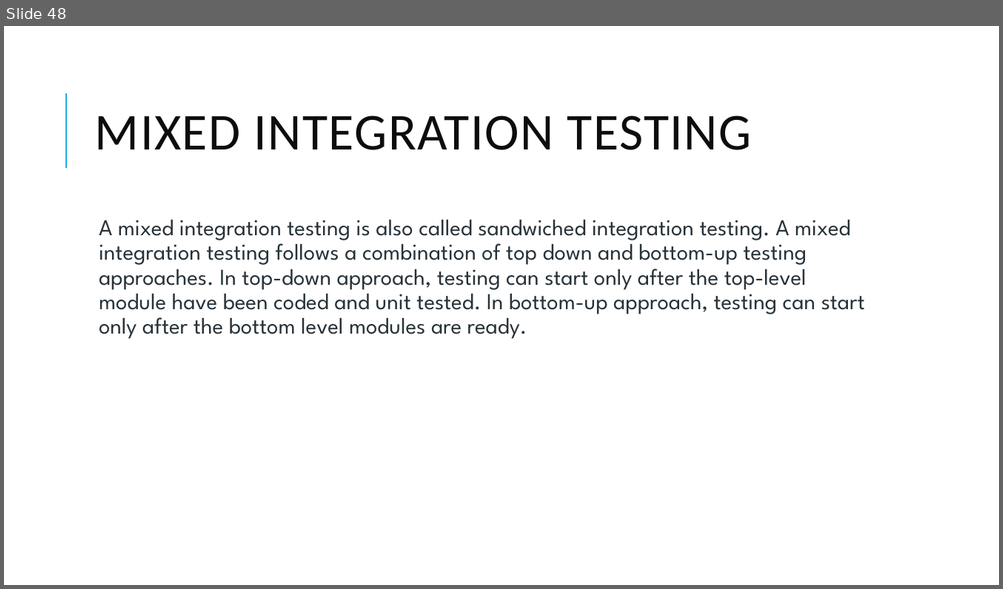
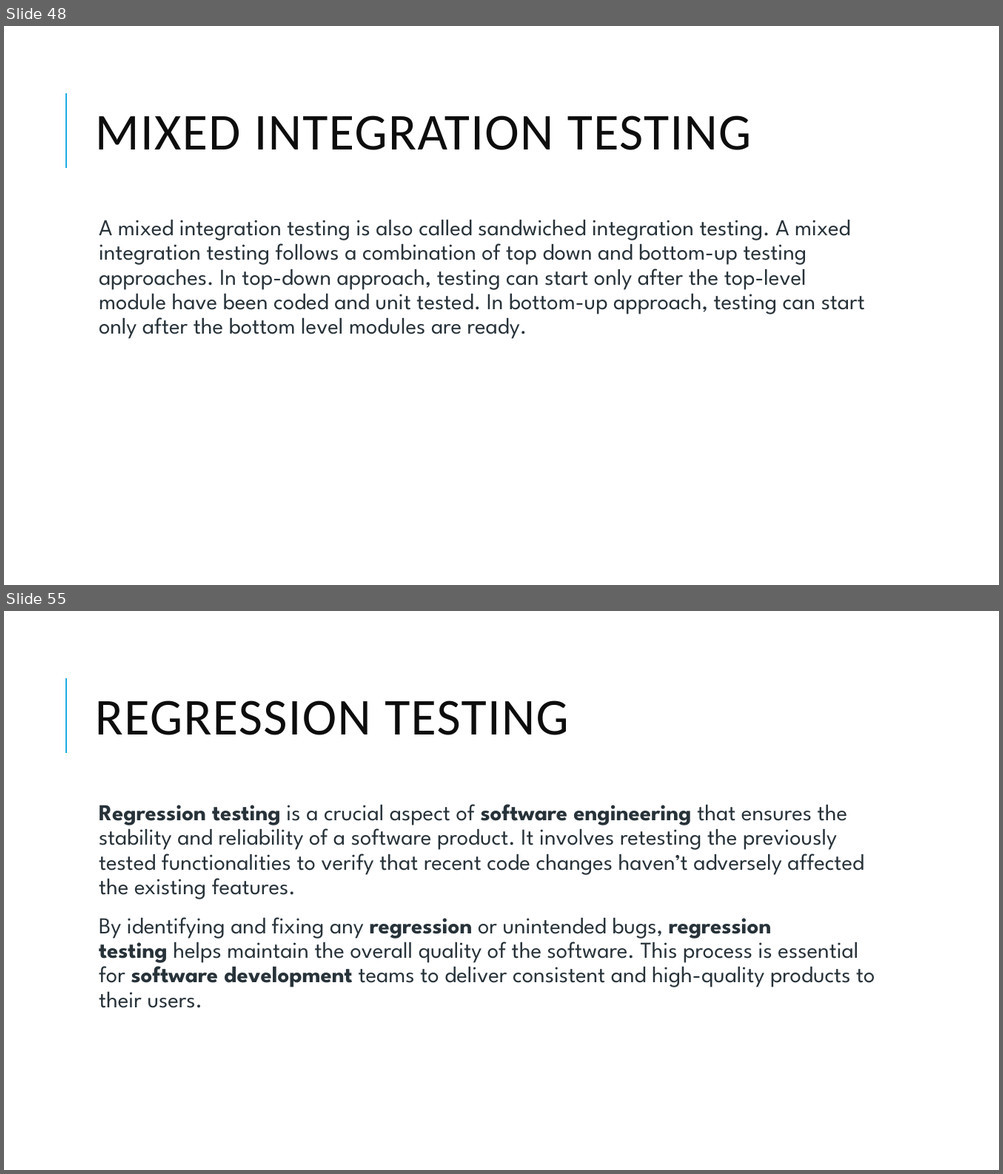
Before and after one commit to skandhwa/GroSkillIT-Batch1, a slide deck: class2.pptx. Shown one above the other, each under a label of ours: slide 48 before the commit, slides 48 and 55 after it; the slides between them are not shown. The pictures are 1003x589 and 1003x1174 pixels, drawn with LibreOffice and Linux fonts; fonts in the diff are those of the drawing. Boxes give left, top, right and bottom in pixels: in the first picture for what was removed or moved away, otherwise in the second. Text is boxed around its words. In the diff, an @@ line names an element or a change of style, - is before the commit and + after.

```diff
--- a/class2.pptx
+++ b/class2.pptx
@@ slide 55 added at (4,611,999,1170), background #FFFFFF; not listed: 1 template element that a slide beside it also shows @@
@@ title added at (95,701,568,735), 50 pt, text #0D0D0D @@
+REGRESSION TESTING
@@ text added at (99,804,874,1008), 22 pt, text #273239 @@
+  Regression testing is a crucial aspect of software engineering that ensures the stability and reliability of a software product. It involves retesting the previously tested functionalities to verify that recent code changes haven’t adversely affected the existing features.
+  By identifying and fixing any regression or unintended bugs, regression testing helps maintain the overall quality of the software. This process is essential for software development teams to deliver consistent and high-quality products to their users.
```
Also in this commit, not shown: 30 other slides added, 1 slide removed.
